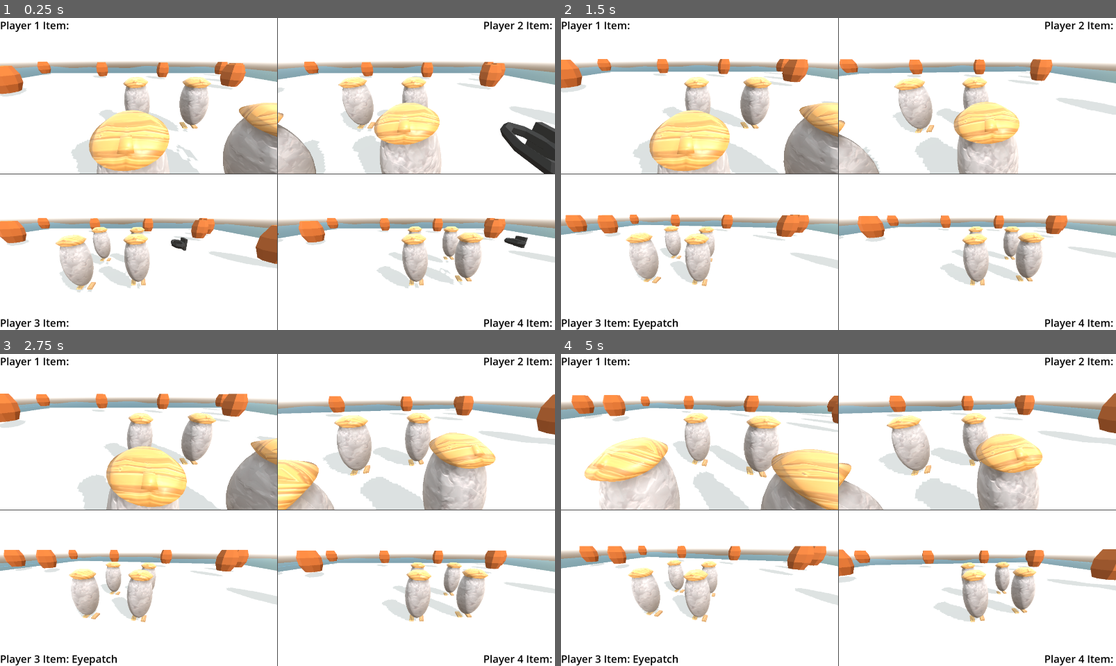
Above: before the commit, frames 1-4 (two rows, left to right).
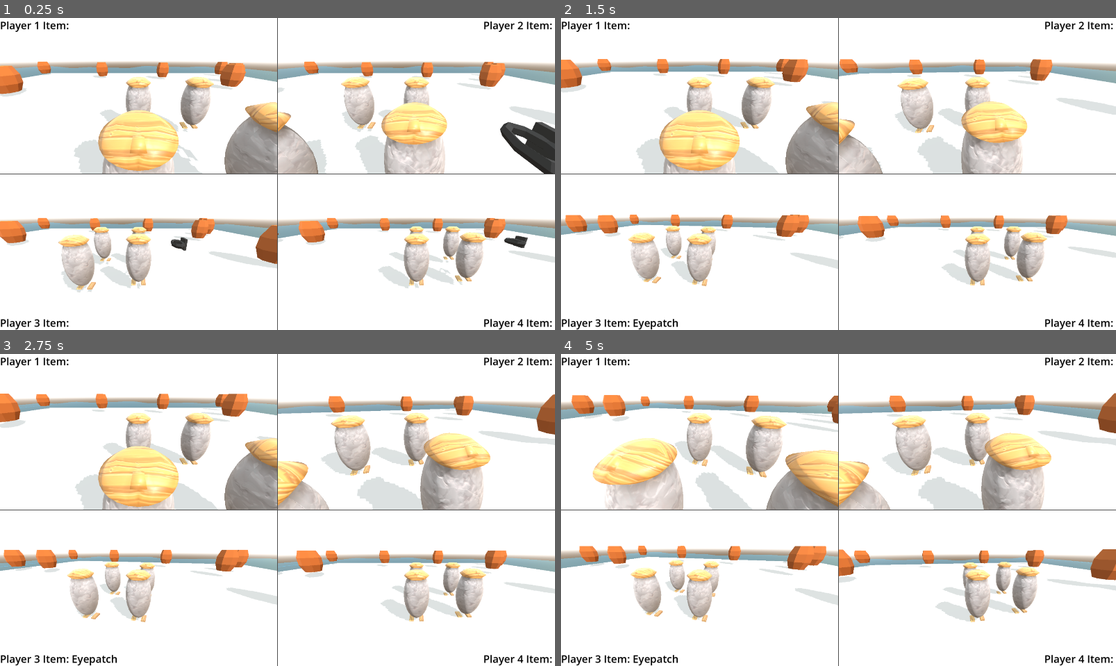
Above: after the commit, the same moments.

Repository: SofiaTilde/wrecked-DH2650-spel-project
Game: Godot game, scene res://node_3d.tscn
The game is run twice, just before and just after one commit, with the same random seed, the same clock (stepped at 60 frames per second) and the same inputs.
Inputs (mouse positions are in pixels of both pictures, inside the frame that each line leads up to):
- Up to frame 1 (0.25 s): no input
- Up to frame 2 (1.5 s): move the mouse to (866, 174) at 0.52 s; move the mouse to (810, 174) at 1.27 s
- Up to frame 3 (2.75 s): move the mouse to (288, 503) at 2.02 s
- Up to frame 4 (5 s): move the mouse to (832, 516) at 2.77 s; move the mouse to (877, 513) at 3.52 s; move the mouse to (794, 506) at 4.27 s

The runs differ from the first frame. In frame 1, 5.0% of the frame differs, in the area x 10-88%, y 18-87%; in frame 2, 5.4%; in frame 3, 5.1%; in frame 4, 7.8%, in the area x 4-89%, y 18-86%.

Commit message:
REFACTOR PlayerController and removed animation

Diff:
--- a/wrecked/player_controller.gd
+++ b/wrecked/player_controller.gd
@@ -2,15 +2,15 @@
 
 const SPEED = 9
 const GRAVITY = -9.8
-const JUMP_VELOCITY = 7.5
+const JUMP_VELOCITY = 9.5
 const JUMPACCELERATION = 2.5
 const JUMPDEACCELERATION = 0.5
 const PUSH_FORCE = 1.6
 const CAMERA_DEADZONE := 0.1
 const ACCELERATION =2.5
 const DEACCELERATION =1.5
-var fall_multiplier: float = 0.5
-var jump_cut_multiplier: float = 0.8
+const FALLMULTIPLIER = 0.5
+const JUMPCUTMULTIPLIER = 0.8
 
 var joystick_sensitivity :=0.05
 var mouse_sensitivity :=0.001
@@ -33,10 +33,7 @@
 func _ready():
 	Input.mouse_mode = Input.MOUSE_MODE_CAPTURED
 	ap = $PlaceholderCharacter/AnimationPlayer
-	ap.play("Idle")
 	label_node.text = "Player %s" % [player_id] + " Item: "
-
-
 #call this func when you pick up/use some item
 func update_item_label(item:String)-> void:
 	if label_node: #avoid crashes if node is removed/changed
@@ -44,6 +41,7 @@
 
 #_physics då det är en Characterbody3d, kallas kontinuerligt.
 func _physics_process(delta: float) -> void:
+
 
 	#Camera
 	var cam_dir = Input.get_vector("camera_move_right_%s" % [player_id], "camera_move_left_%s" % [player_id], "camera_move_down_%s" % [player_id], "camera_move_up_%s" % [player_id]) #normalized [-1,1] 2d vector
@@ -57,7 +55,6 @@
 	pitch_input = 0.0
 	var player_velocity = velocity
 	var jump_state_adv = player_jump_adv(player_velocity.y,delta)
-
 	#movement/running
 	#New: now use Input Map and Deadzone is set in Input Map
 	var input_dir := Vector2.ZERO
@@ -74,14 +71,11 @@
 
 #acceleration case
 	if direction != Vector3.ZERO:
-		#tog bort för att tydligare visa
-		#ap.play("Running")
 		player_velocity = player_velocity.lerp(direction*SPEED, ACCELERATION*delta)
 		model.rotation.y = lerp_angle(model.rotation.y, target_rotation, delta * 10.0)
 
 #deacceleration case
 	else:
-		ap.play("idle")
 		player_velocity = player_velocity.lerp(Vector3.ZERO, DEACCELERATION*delta)
 		velocity.x = move_toward(velocity.x, 0, SPEED)
 		velocity.z = move_toward(velocity.z, 0, SPEED)
@@ -91,10 +85,10 @@
 	velocity.z = player_velocity.z
 	# Jumping
 	velocity.y = jump_state_adv
-
 	# Reset capture when closing
 	if Input.is_action_just_pressed("ui_cancel"):
 		Input.mouse_mode = Input.MOUSE_MODE_VISIBLE
+
 
 
 	move_and_slide() #rörelse enligt velocity mm.
@@ -114,9 +108,9 @@
 		jump_velocity += JUMP_VELOCITY
 	elif not is_on_floor():
 		if is_releasing_jump and jump_velocity>0:
-			jump_velocity -=  GRAVITY * JUMPDEACCELERATION * delta*fall_multiplier
+			jump_velocity -=  GRAVITY * JUMPDEACCELERATION * delta*FALLMULTIPLIER
 		else:
-			jump_velocity += GRAVITY * JUMPACCELERATION * delta *jump_cut_multiplier
+			jump_velocity += GRAVITY * JUMPACCELERATION * delta *JUMPCUTMULTIPLIER
 	return jump_velocity
 
 
